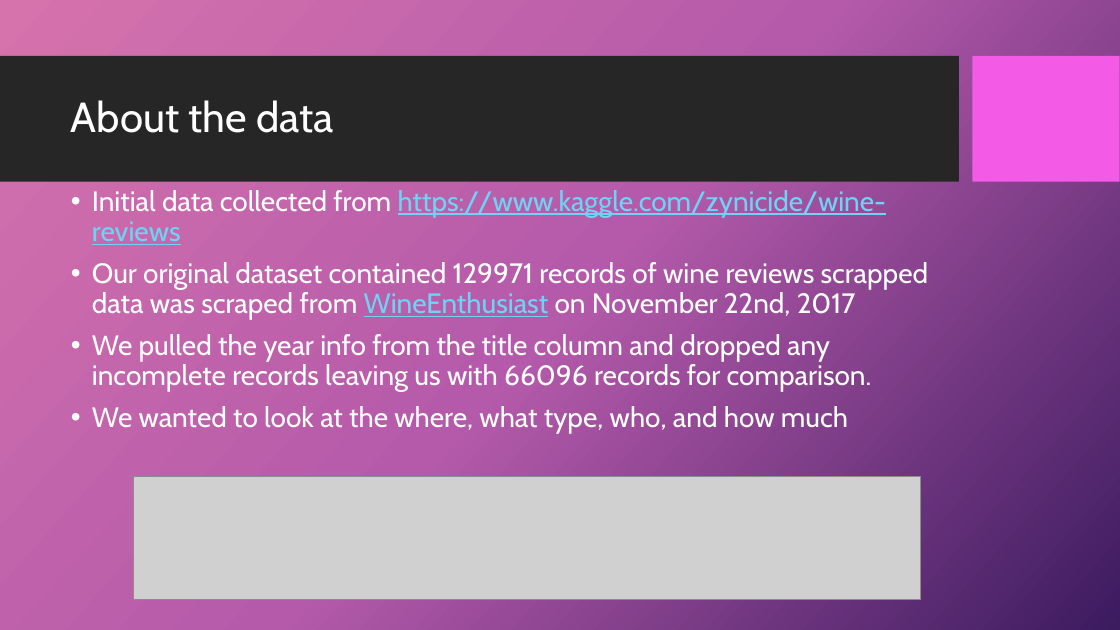
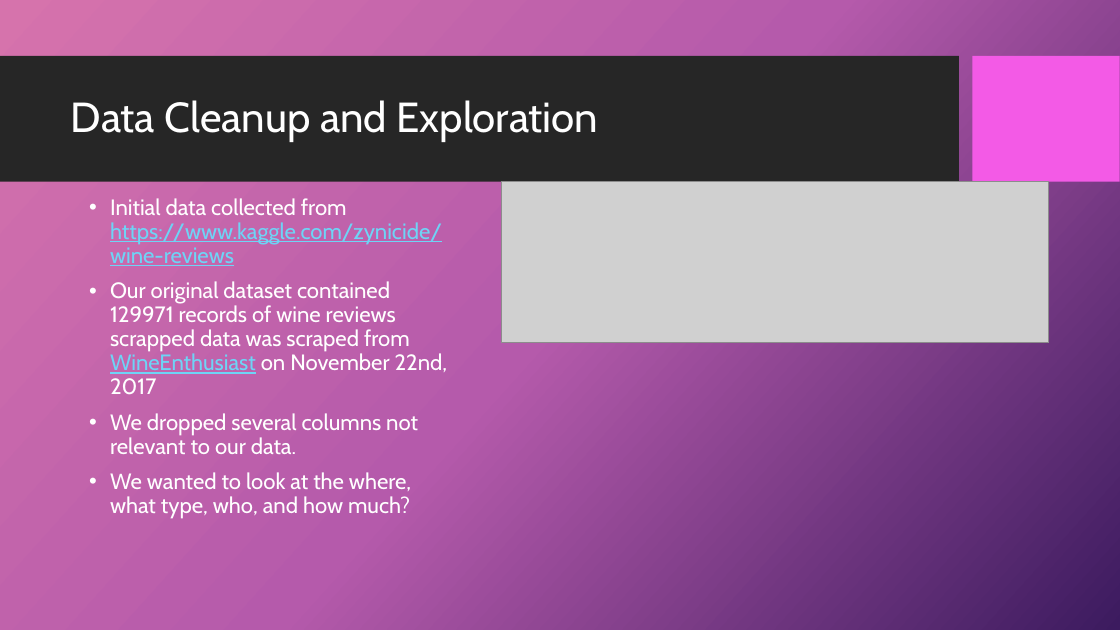
Before and after one commit to 4Reference/Project1, a slide deck: slide 5 of Data Science_Project 1_Group2.pptx (slide 3 before the commit). Drawn at 1120x630 pixels with LibreOffice and Linux fonts; fonts in the diff are those of the drawing; grey boxes stand for pictures; background and template pictures are left out. Boxes give left, top, right and bottom in pixels: in the first picture for what was removed or moved away, otherwise in the second. Text is boxed around its words. In the diff, an @@ line names an element or a change of style, - is before the commit and + after.

```diff
--- a/Data Science_Project 1_Group2.pptx
+++ b/Data Science_Project 1_Group2.pptx
@@ title at (71, 100, 599, 142): text changed @@
-About the data
+Data Cleanup and Exploration
@@ text "Initial data collected from https://www.kaggle.com/zynicide/ ...": place and size @@
-text "Initial data collected from https://www.kaggle.com/zynicide/ ..." at (92, 190, 929, 434)
+text "Initial data collected from https://www.kaggle.com/zynicide/ ..." at (110, 198, 448, 519)
@@ text at (110, 198, 448, 395): size 24 to 19 pt in "Initial data collected from https://www.kaggle.com/zynicide/ ...", "Our original dataset contained 129971 records of ..." @@
@@ picture: place and size @@
-picture at (133, 476, 920, 600)
+picture at (502, 181, 1049, 343)
@@ text at (110, 413, 418, 519): text changed; size 24 to 19 pt @@
-• We pulled the year info from the title column and dropped any incomplete records leaving us with 66096 records for comparison.
-• We wanted to look at the where, what type, who, and how much
+• We dropped several columns not relevant to our data.
+• We wanted to look at the where, what type, who, and how much?
```
Also in this commit, not shown: 5 other slides changed, 10 slides added, 7 slides removed.
